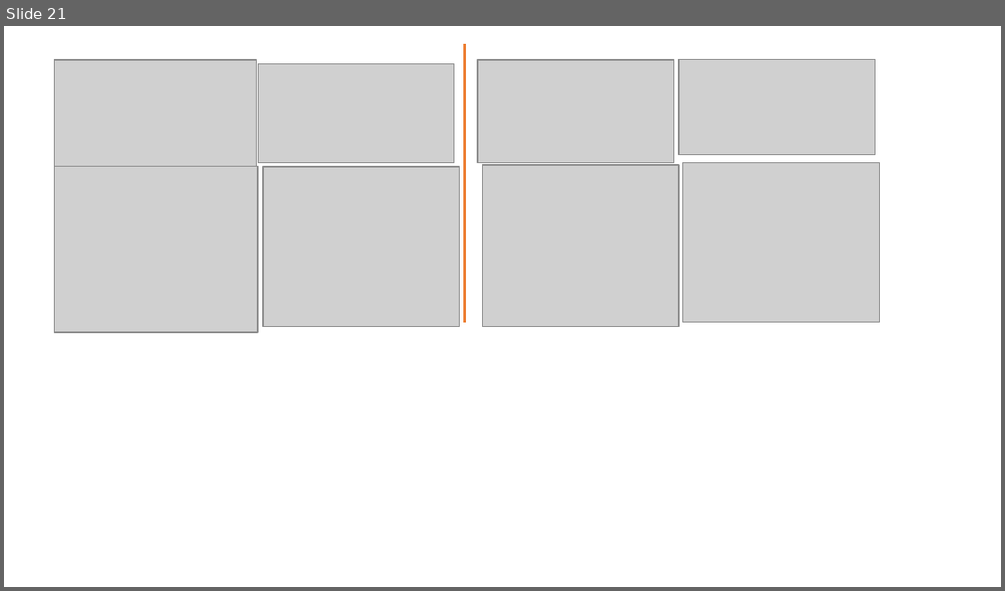
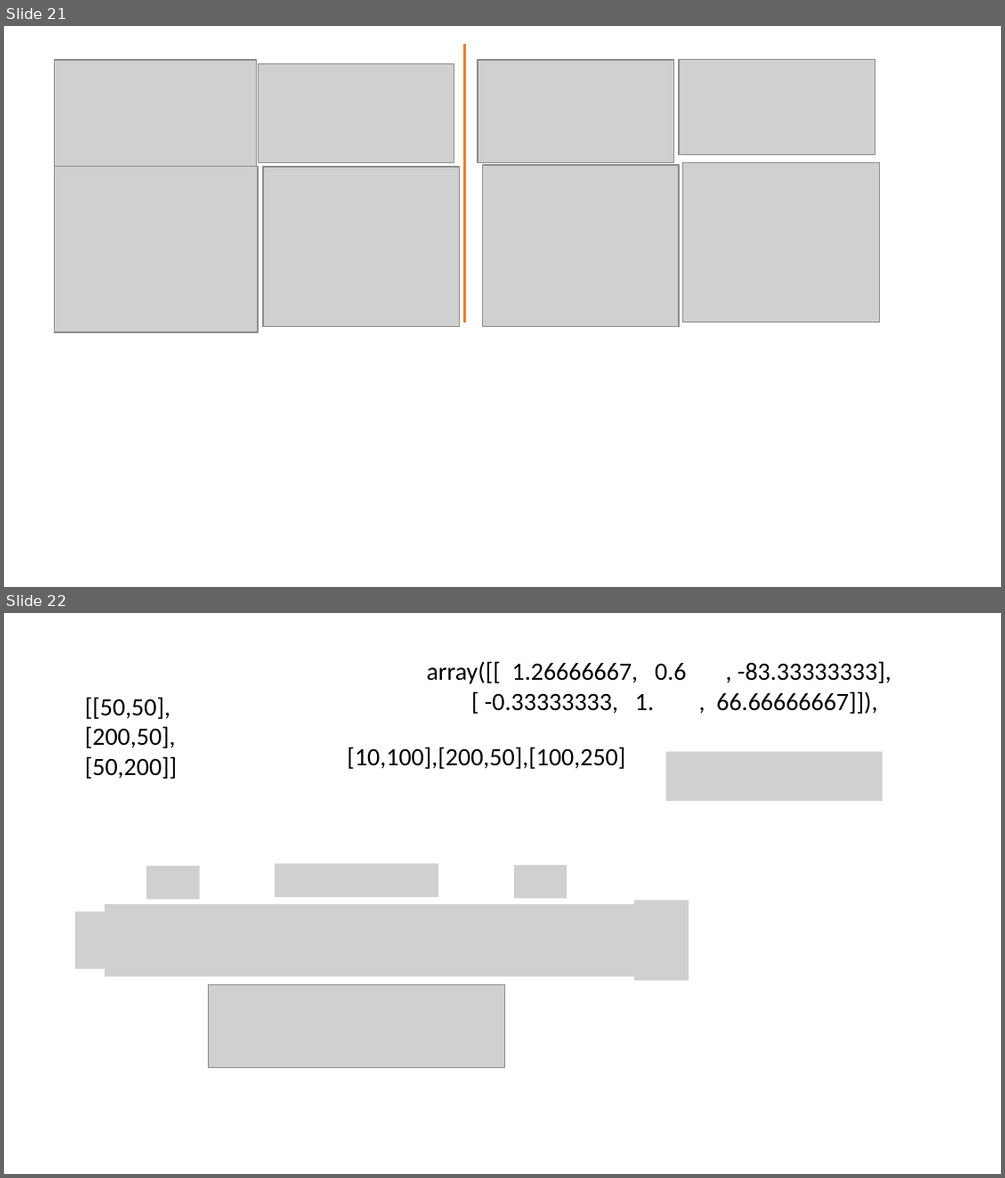
Before and after one commit to CastleDream/d2l_learning, a slide deck: 绘图.pptx. Shown one above the other, each under a label of ours: slide 21 before the commit, slides 21 and 22 after it. The pictures are 1005x591 and 1005x1178 pixels, drawn with LibreOffice and Linux fonts; fonts in the diff are those of the drawing; grey boxes stand for pictures. Boxes give left, top, right and bottom in pixels: in the first picture for what was removed or moved away, otherwise in the second. Text is boxed around its words. In the diff, an @@ line names an element or a change of style, - is before the commit and + after.

```diff
--- a/绘图.pptx
+++ b/绘图.pptx
@@ slide 22 added at box(4, 613, 1001, 1174), background #FFFFFF @@
@@ text added at box(427, 661, 891, 714), 18 pt, text #000000 @@
+array([[ 1.26666667, 0.6 , -83.33333333],
+[ -0.33333333, 1. , 66.66666667]]),
@@ text added at box(85, 697, 178, 779), 18 pt, text #000000 @@
+[[50,50],
+[200,50],
+[50,200]]
@@ text added at box(347, 747, 625, 769), 18 pt, text #000000 @@
+[10,100],[200,50],[100,250]
@@ picture added at box(666, 752, 882, 801) @@
@@ picture added at box(146, 865, 200, 899) @@
@@ picture added at box(275, 863, 438, 897) @@
@@ picture added at box(514, 864, 567, 898) @@
@@ picture added at box(105, 904, 642, 977) @@
@@ picture added at box(634, 900, 688, 981) @@
@@ picture added at box(75, 912, 126, 969) @@
@@ picture added at box(209, 985, 504, 1068) @@
```
Also in this commit, not shown: 1 other slide added, 5 other files.
